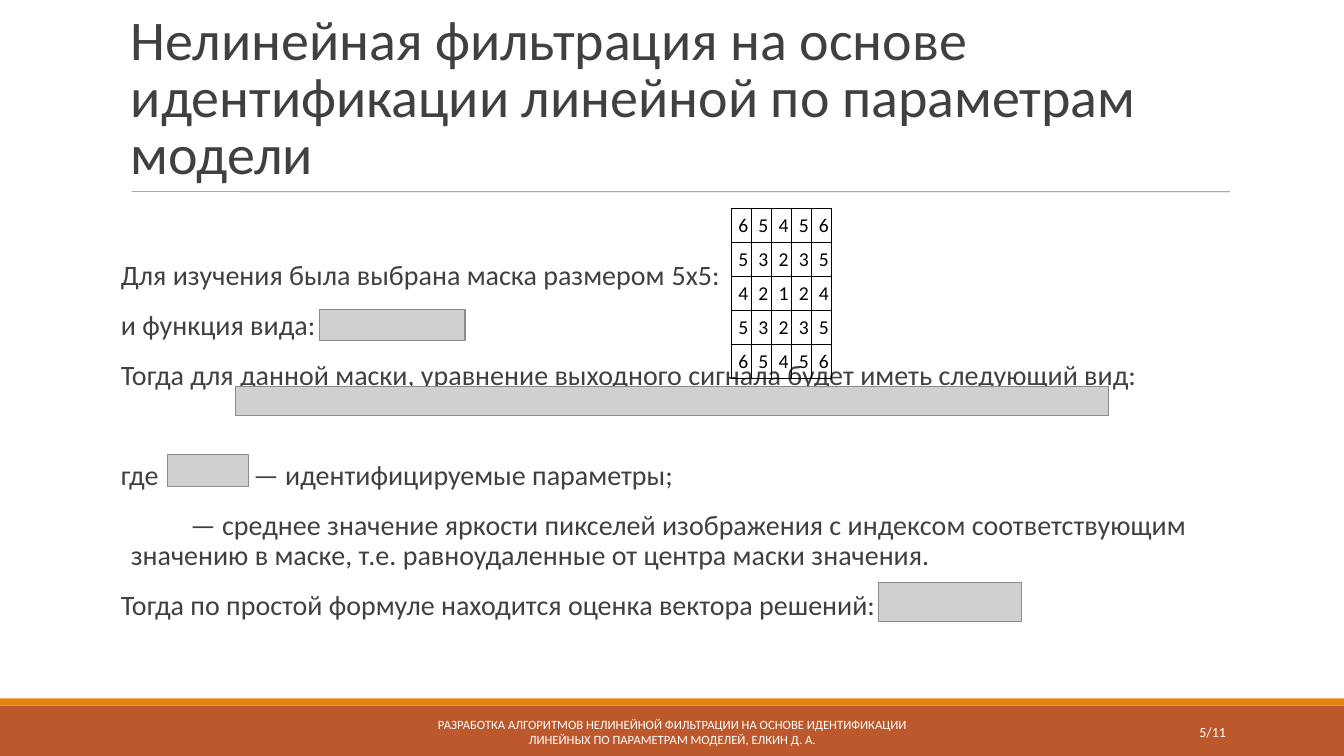
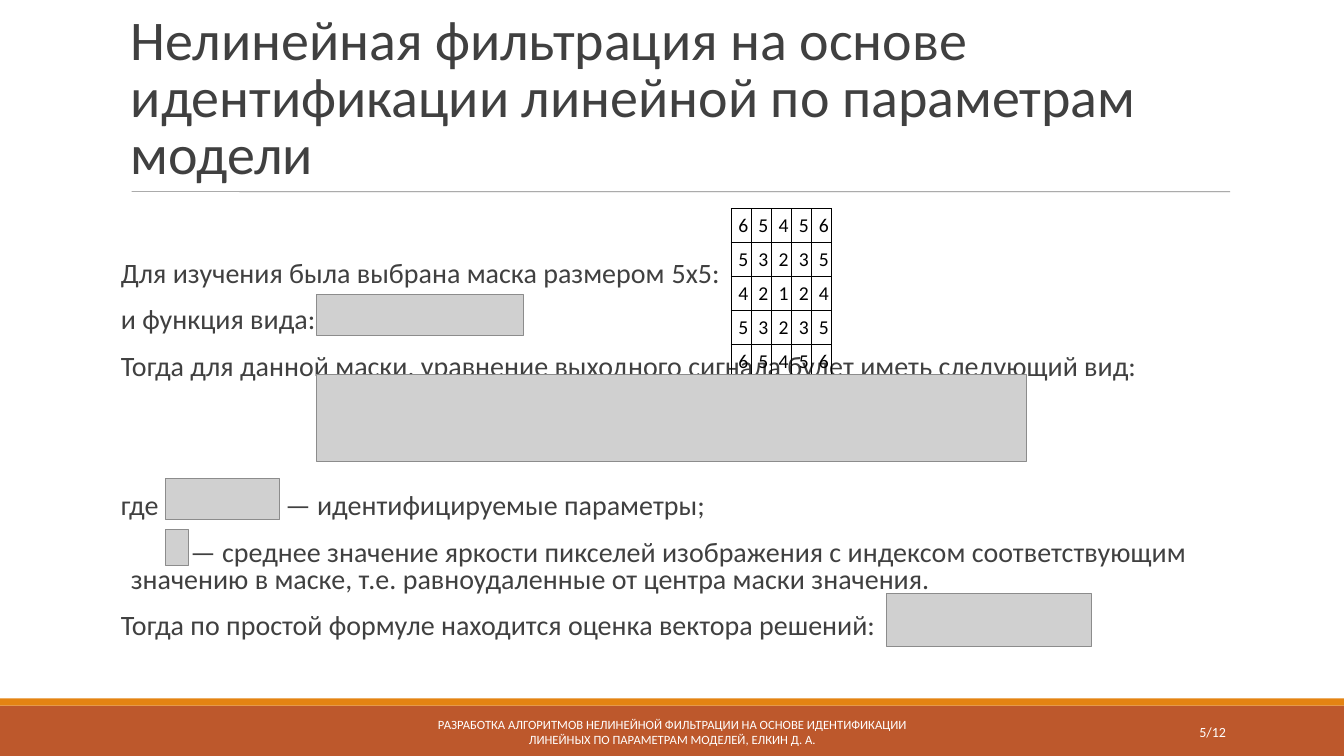
Before and after one commit to DenisYelkin/diploma, a slide deck: slide 5 of Диплом/170614-08-Елкин.ppt. Drawn at 1344x756 pixels with LibreOffice and Linux fonts; fonts in the diff are those of the drawing; grey boxes stand for pictures; background and template pictures are left out. Boxes give left, top, right and bottom in pixels: in the first picture for what was removed or moved away, otherwise in the second. Text is boxed around its words. In the diff, an @@ line names an element or a change of style, - is before the commit and + after.

```diff
--- a/Диплом/170614-08-Елкин.ppt
+++ b/Диплом/170614-08-Елкин.ppt
@@ text "Для изучения была выбрана маска ..." at <box>121,264,1186,640</box>: line spacing 0.9 to 0.8 @@
@@ picture: place and size @@
-picture at <box>319,309,465,340</box>
+picture at <box>316,294,523,335</box>
@@ picture: place and size @@
-picture at <box>235,386,1108,415</box>
+picture at <box>316,375,1027,461</box>
@@ picture: place and size @@
-picture at <box>168,454,249,486</box>
+picture at <box>165,478,279,519</box>
@@ picture added at <box>165,529,188,565</box> @@
@@ picture: place and size @@
-picture at <box>879,582,1022,622</box>
+picture at <box>887,593,1091,646</box>
@@ page number at <box>1199,727,1226,738</box>: text changed @@
-5/11
+5/12
```
Also in this commit, not shown: 3 other slides changed, 1 slide added, 5 other files.
